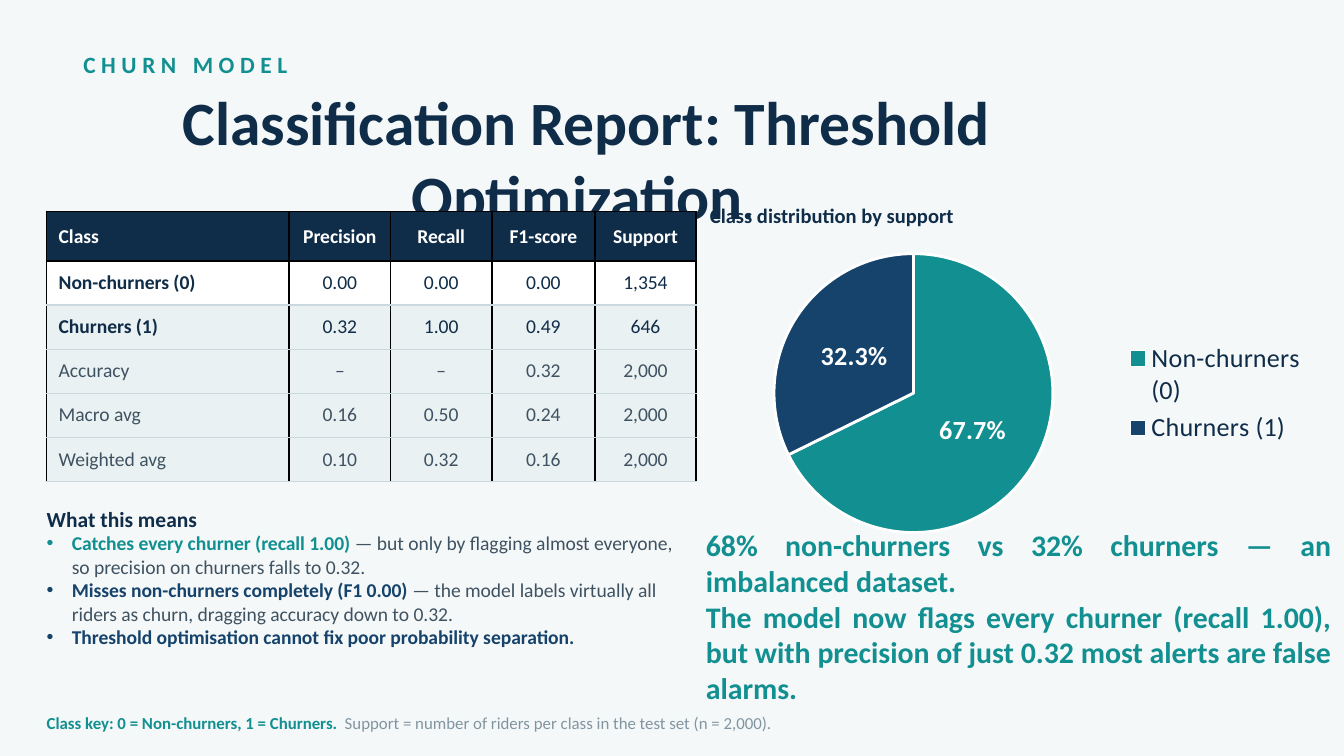
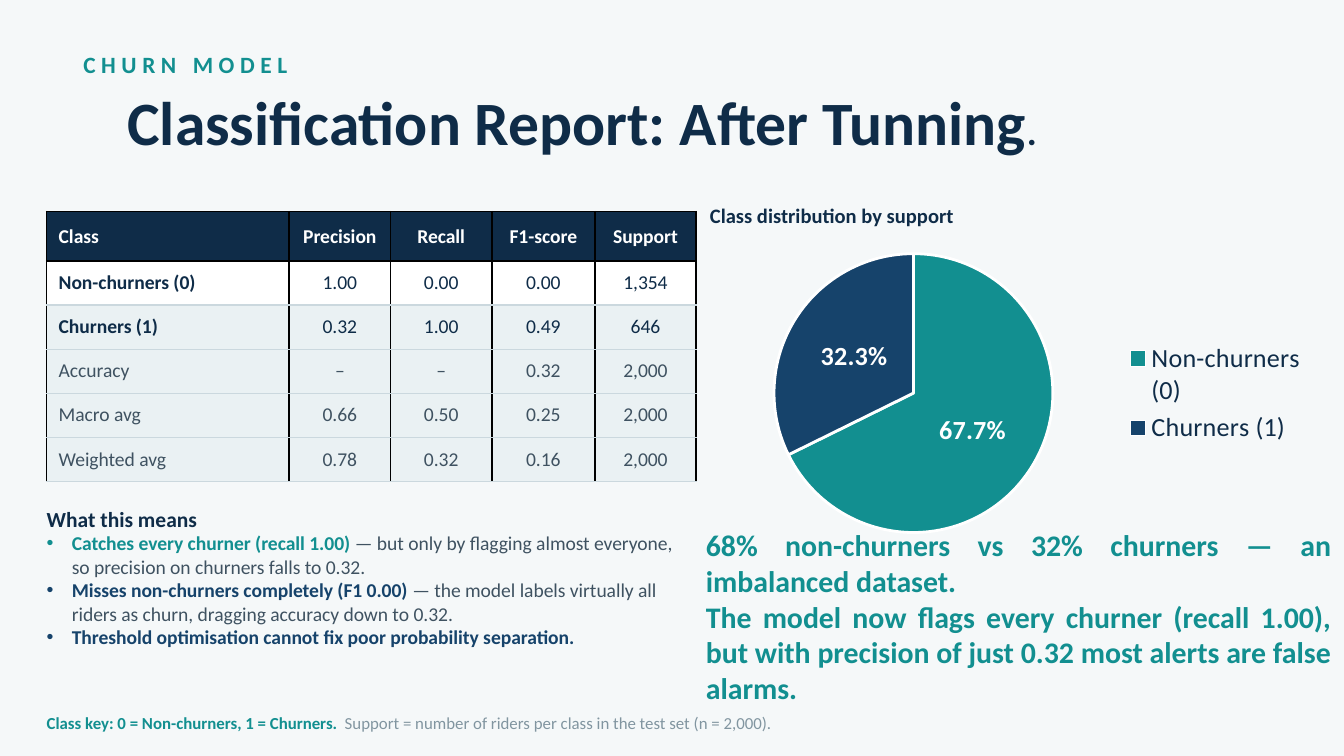
Before and after one commit to Queentutsi/RideWise-Project, a slide deck: slide 19 of Data/RideWise Churn Probabbility.pptx (slide 23 before the commit). Drawn at 1344x756 pixels with LibreOffice and Linux fonts; fonts in the diff are those of the drawing; background and template pictures are left out. Boxes give left, top, right and bottom in pixels: in the first picture for what was removed or moved away, otherwise in the second. Text is boxed around its words. In the diff, an @@ line names an element or a change of style, - is before the commit and + after.

```diff
--- a/Data/RideWise Churn Probabbility.pptx
+++ b/Data/RideWise Churn Probabbility.pptx
@@ title at bbox=[127, 101, 1026, 156]: text changed @@
-Classification Report: Threshold Optimization.
+Classification Report: After Tunning.
@@ table at bbox=[47, 211, 695, 481] @@
-row 2, column 2: 0.00
+row 2, column 2: 1.00
-row 5, column 2: 0.16
+row 5, column 2: 0.66
-row 5, column 4: 0.24
+row 5, column 4: 0.25
-row 6, column 2: 0.10
+row 6, column 2: 0.78
```
Also in this commit, not shown: 3 other slides changed, 1 slide added, 6 slides removed, 9 other files.
